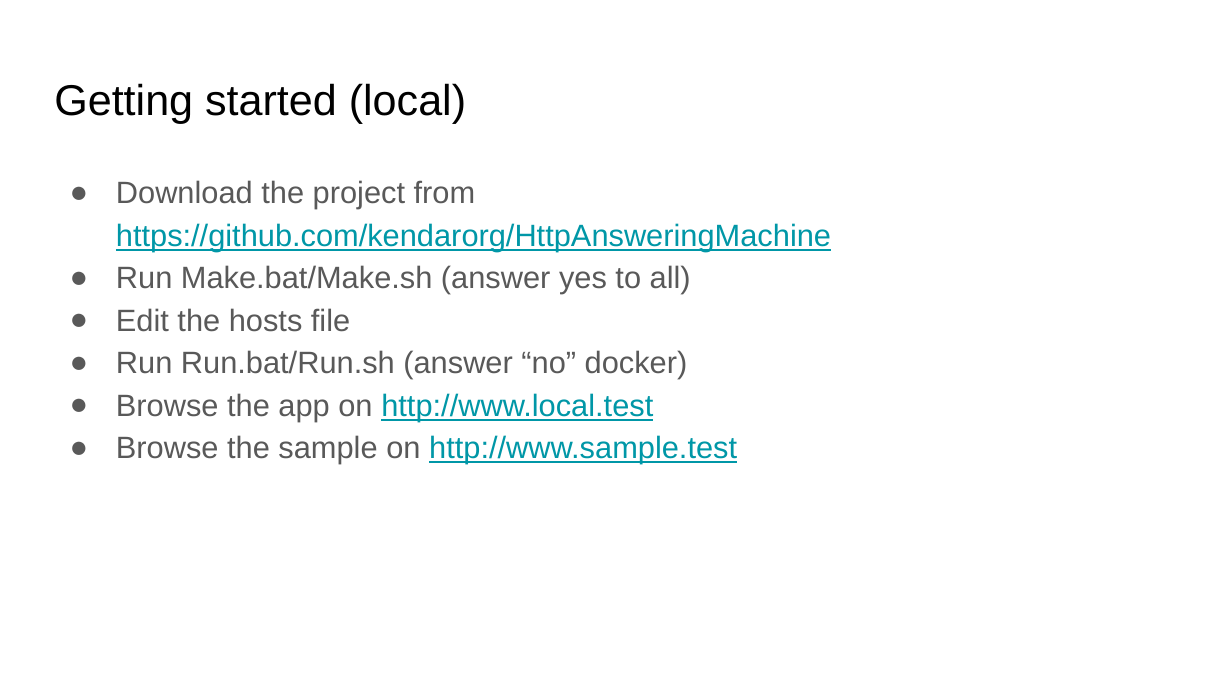
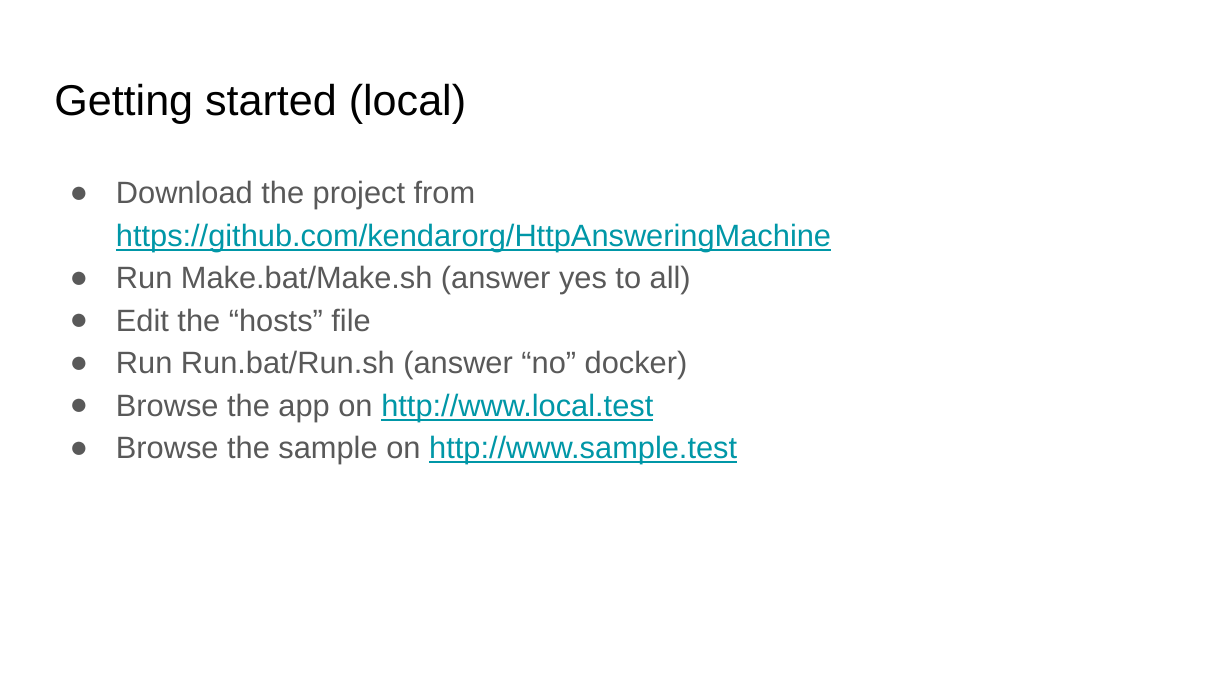
Before and after one commit to kendarorg/HttpAnsweringMachine, a slide deck: slide 7 of docs/HAM.pptx. Drawn at 1232x693 pixels with LibreOffice and Linux fonts; fonts in the diff are those of the drawing. Boxes give left, top, right and bottom in pixels: in the first picture for what was removed or moved away, otherwise in the second. Text is boxed around its words. In the diff, an @@ line names an element or a change of style, - is before the commit and + after.

```diff
--- a/docs/HAM.pptx
+++ b/docs/HAM.pptx
@@ text at bbox=[116, 308, 370, 332]: text changed @@
-● Edit the hosts file
+● Edit the “hosts” file
```
Also in this commit, not shown: 5 other slides changed, 1 slide added.
